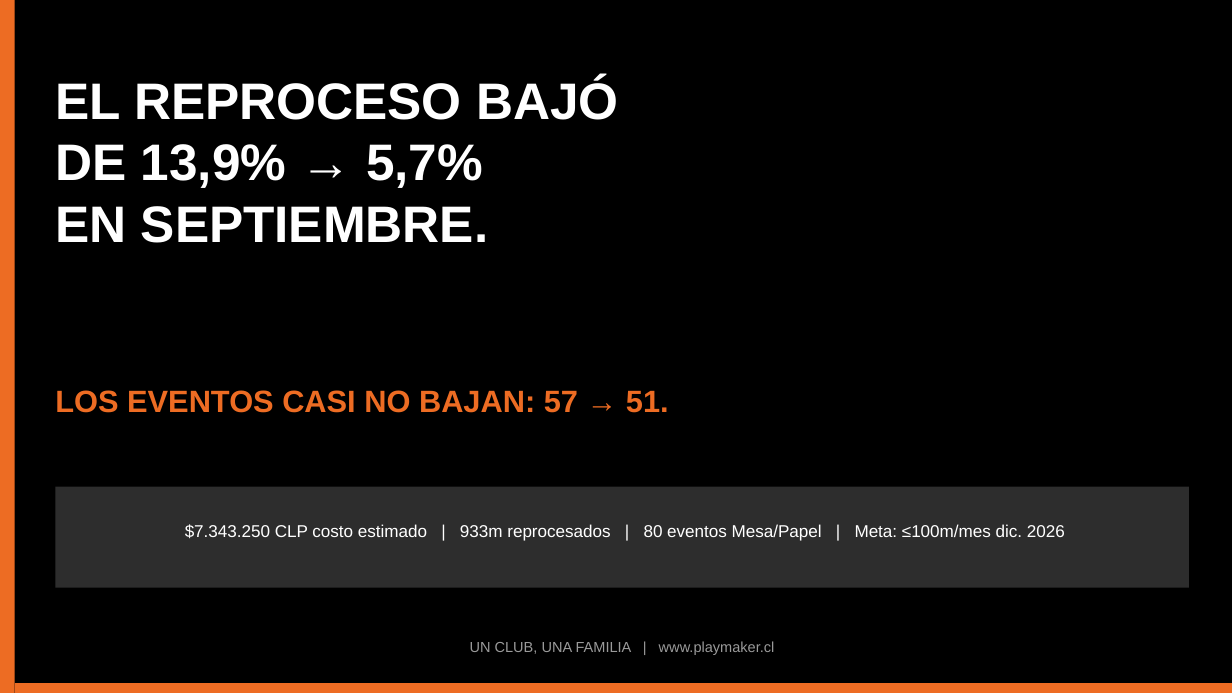
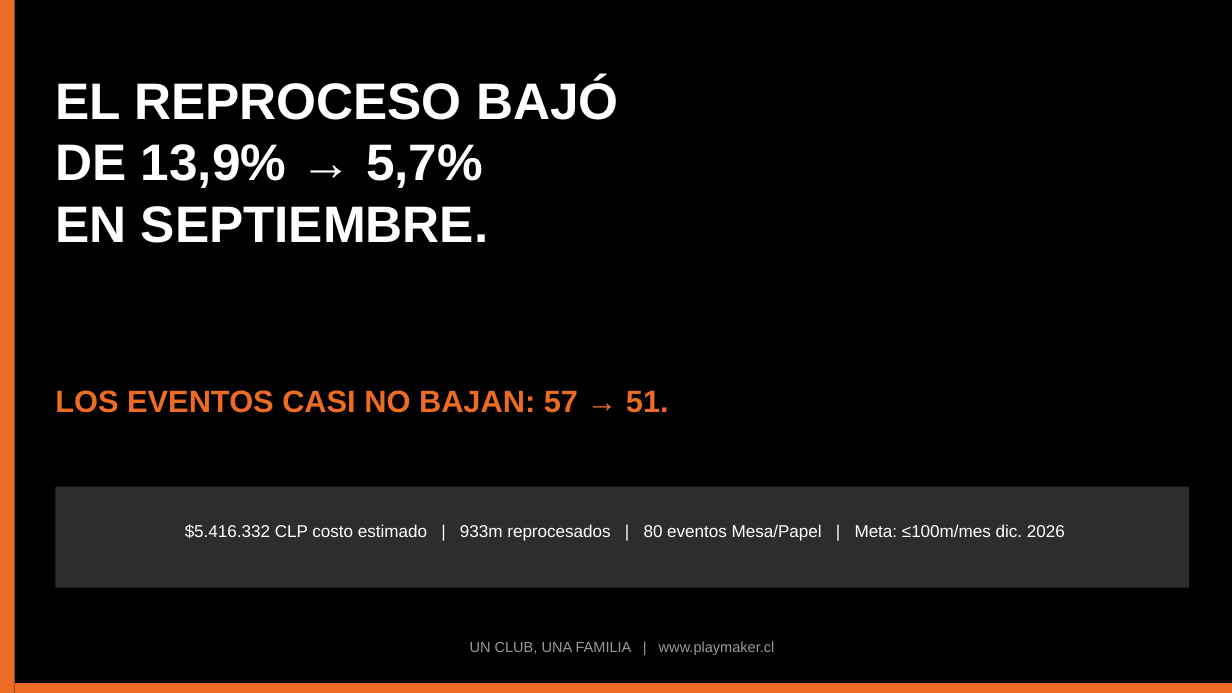
Before and after one commit to seanduarteu-cyber/PRODUCCION-PLAYMAKER, a slide deck: slide 8 of PMK_Informe_Septiembre2026.pptx (slide 7 before the commit). Drawn at 1232x693 pixels with LibreOffice and Linux fonts; fonts in the diff are those of the drawing. Boxes give left, top, right and bottom in pixels: in the first picture for what was removed or moved away, otherwise in the second. Text is boxed around its words. In the diff, an @@ line names an element or a change of style, - is before the commit and + after.

```diff
--- a/PMK_Informe_Septiembre2026.pptx
+++ b/PMK_Informe_Septiembre2026.pptx
@@ text at bbox=[185, 524, 1065, 541]: text changed @@
-$7.343.250 CLP costo estimado | 933m reprocesados | 80 eventos Mesa/Papel | Meta: ≤100m/mes dic. 2026
+$5.416.332 CLP costo estimado | 933m reprocesados | 80 eventos Mesa/Papel | Meta: ≤100m/mes dic. 2026
```
Also in this commit, not shown: 4 other slides changed, 1 slide added, 2 other files.
